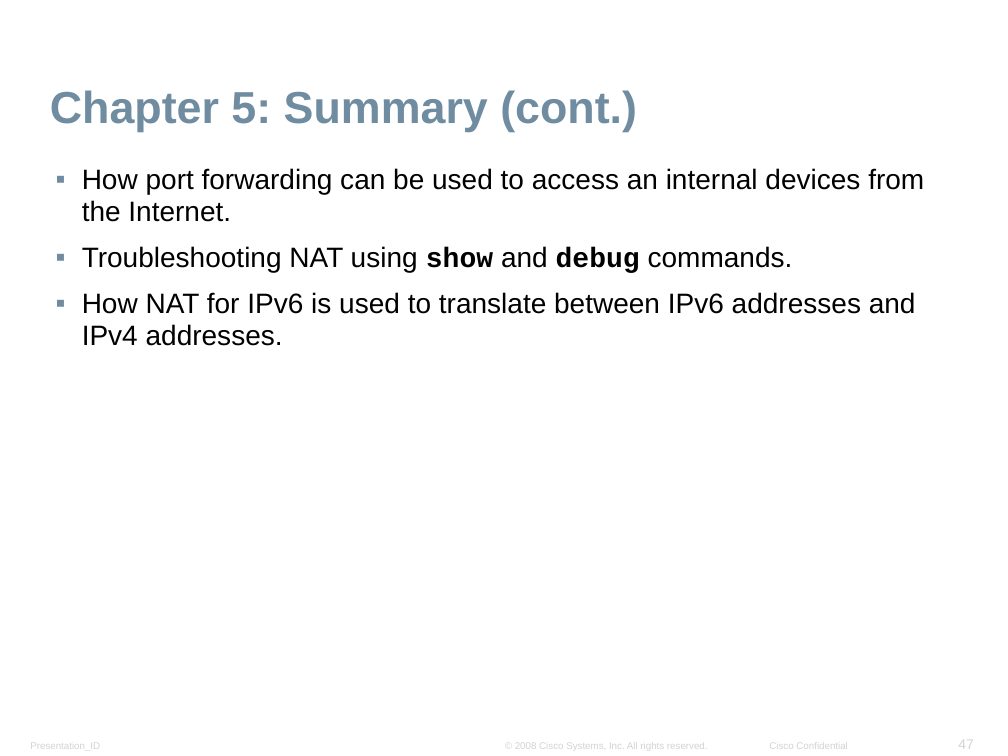
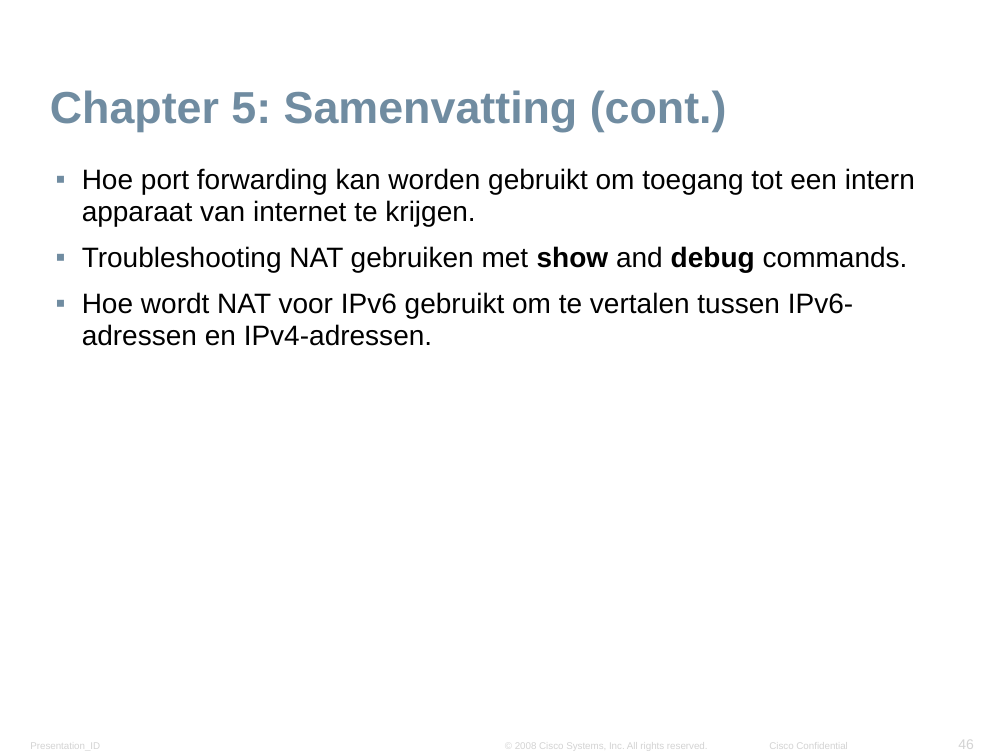
Before and after one commit to kenzot11/Presentatie-NAT, a slide deck: slide 46 of Networking Advanced - Chapter5 - NAT.pptx (slide 47 before the commit). Drawn at 1008x756 pixels with LibreOffice and Linux fonts; fonts in the diff are those of the drawing; background and template pictures are left out. Boxes give left, top, right and bottom in pixels: in the first picture for what was removed or moved away, otherwise in the second. Text is boxed around its words. In the diff, an @@ line names an element or a change of style, - is before the commit and + after.

```diff
--- a/Networking Advanced - Chapter5 - NAT.pptx
+++ b/Networking Advanced - Chapter5 - NAT.pptx
@@ title at bbox=[50, 90, 727, 132]: text changed @@
-Chapter 5: Summary (cont.)
+Chapter 5: Samenvatting (cont.)
@@ text at bbox=[82, 168, 915, 346]: text changed @@
-▪ How port forwarding can be used to access an internal devices from the Internet.
-▪ Troubleshooting NAT using show and debug commands.
-▪ How NAT for IPv6 is used to translate between IPv6 addresses and IPv4 addresses.
+▪ Hoe port forwarding kan worden gebruikt om toegang tot een intern apparaat van internet te krijgen.
+▪ Troubleshooting NAT gebruiken met show and debug commands.
+▪ Hoe wordt NAT voor IPv6 gebruikt om te vertalen tussen IPv6-adressen en IPv4-adressen.
@@ page number at bbox=[958, 740, 974, 749]: text changed @@
-47
+46
```
Also in this commit, not shown: 22 other slides changed, 1 slide removed.
